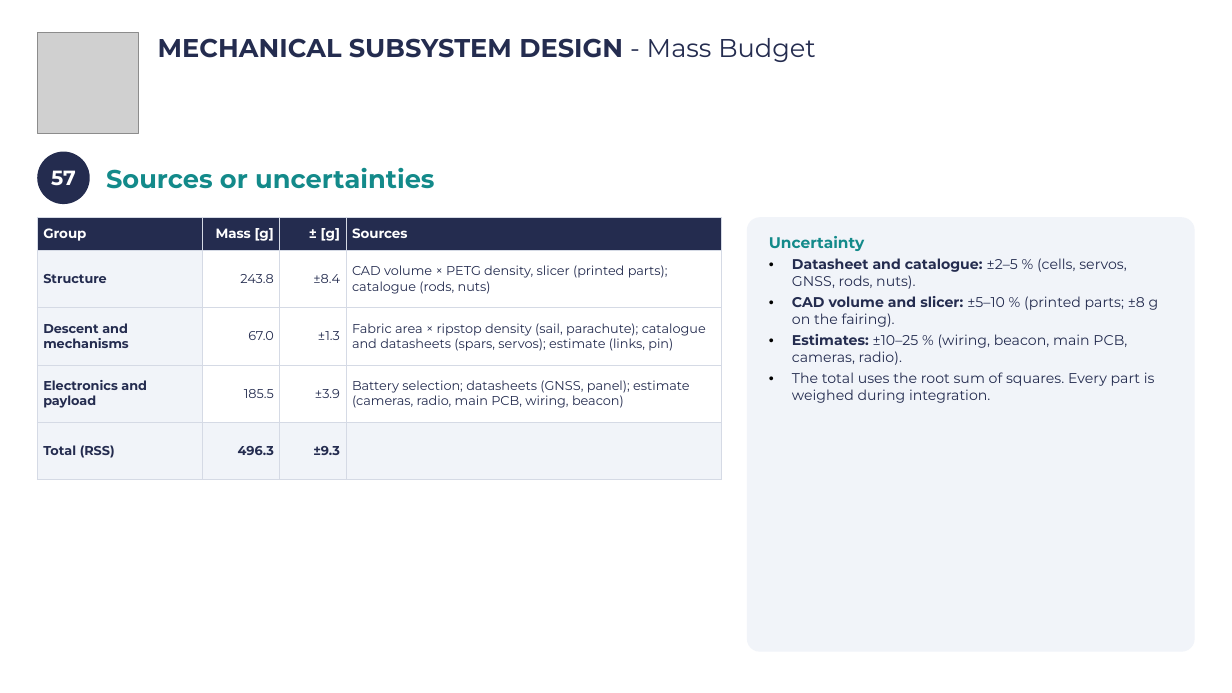
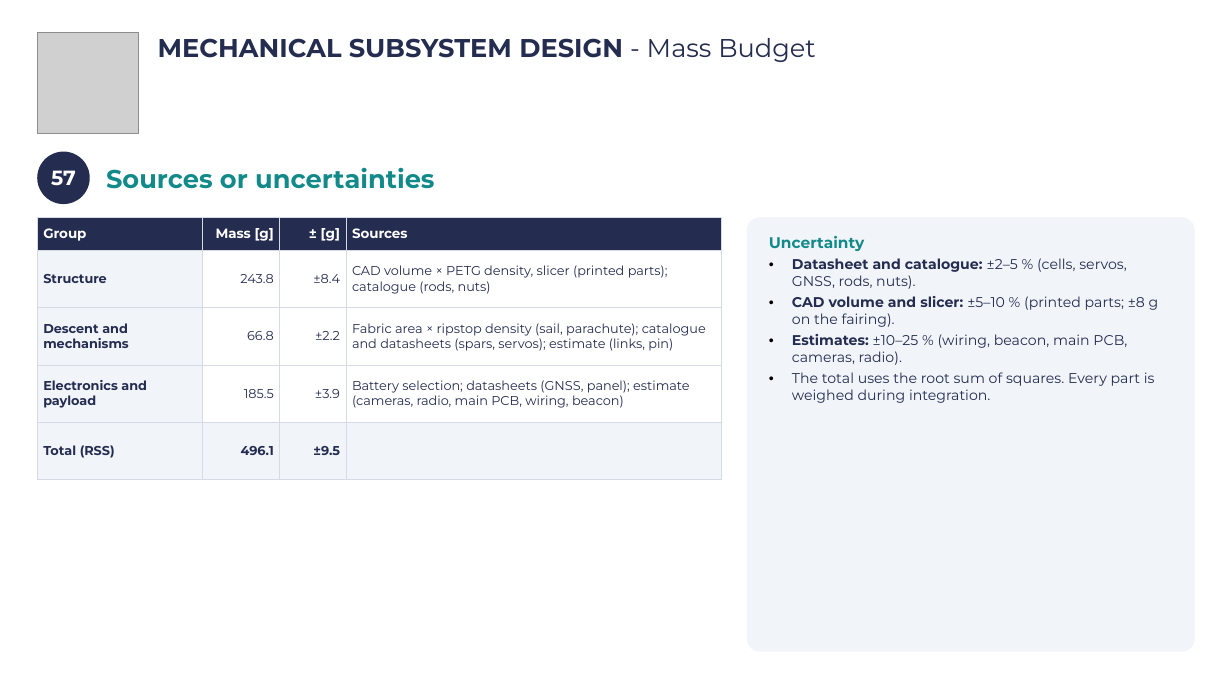
Before and after one commit to Caetano18/proyecto, a slide deck: slide 60 of cansat_pdr/laminas_plantilla/CanSat_PDR_Hermes_V2.pptx. Drawn at 1232x693 pixels with LibreOffice and Linux fonts; fonts in the diff are those of the drawing; grey boxes stand for pictures; background and template pictures are left out. Boxes give left, top, right and bottom in pixels: in the first picture for what was removed or moved away, otherwise in the second. Text is boxed around its words. In the diff, an @@ line names an element or a change of style, - is before the commit and + after.

```diff
--- a/cansat_pdr/laminas_plantilla/CanSat_PDR_Hermes_V2.pptx
+++ b/cansat_pdr/laminas_plantilla/CanSat_PDR_Hermes_V2.pptx
@@ table at <box>37,217,722,480</box> @@
-row 3, column 2: 67.0
+row 3, column 2: 66.8
-row 3, column 3: ±1.3
+row 3, column 3: ±2.2
-row 5, column 2: 496.3
+row 5, column 2: 496.1
-row 5, column 3: ±9.3
+row 5, column 3: ±9.5
```
Also in this commit, not shown: 12 other slides changed, 33 other files.
